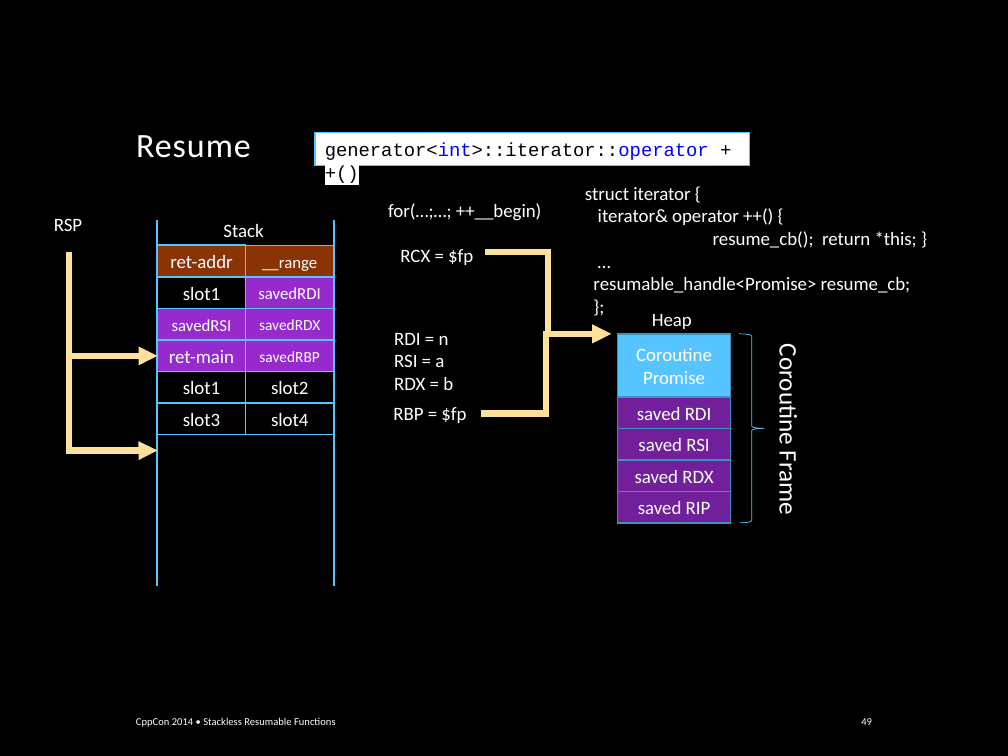
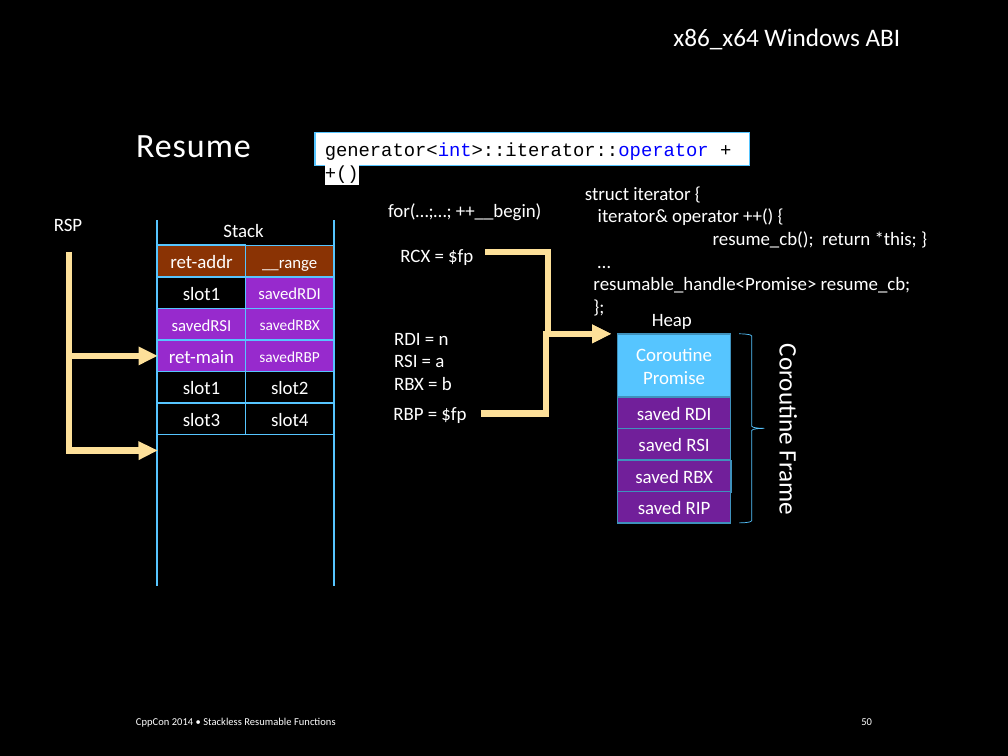
Before and after one commit to GorNishanov/await, a slide deck: slide 50 of Stackless Resumable Functions - Gor Nishanov - CppCon 2014.pptx (slide 49 before the commit). Drawn at 1008x756 pixels with LibreOffice and Linux fonts; fonts in the diff are those of the drawing; background and template pictures are left out. Boxes give left, top, right and bottom in pixels: in the first picture for what was removed or moved away, otherwise in the second. Text is boxed around its words. In the diff, an @@ line names an element or a change of style, - is before the commit and + after.

```diff
--- a/Stackless Resumable Functions - Gor Nishanov - CppCon 2014.pptx
+++ b/Stackless Resumable Functions - Gor Nishanov - CppCon 2014.pptx
@@ text added at [673, 28, 901, 50], 18 pt, text #FFFFFF @@
+x86_x64 Windows ABI
@@ text in rectangle at [260, 319, 320, 330]: text changed @@
-savedRDX
+savedRBX
@@ text at [394, 377, 452, 390]: text changed @@
-RDX = b
+RBX = b
@@ rectangle added at [618, 460, 732, 491], outline #4092BD 1 pt, 13.5 pt, text #FFFFFF @@
+RBX slot
@@ text in rectangle at [635, 470, 713, 483]: text changed @@
-saved RDX
+saved RBX
@@ page number at [861, 718, 872, 725]: text changed @@
-49
+50
```
Also in this commit, not shown: 13 other slides changed, 1 other file.
